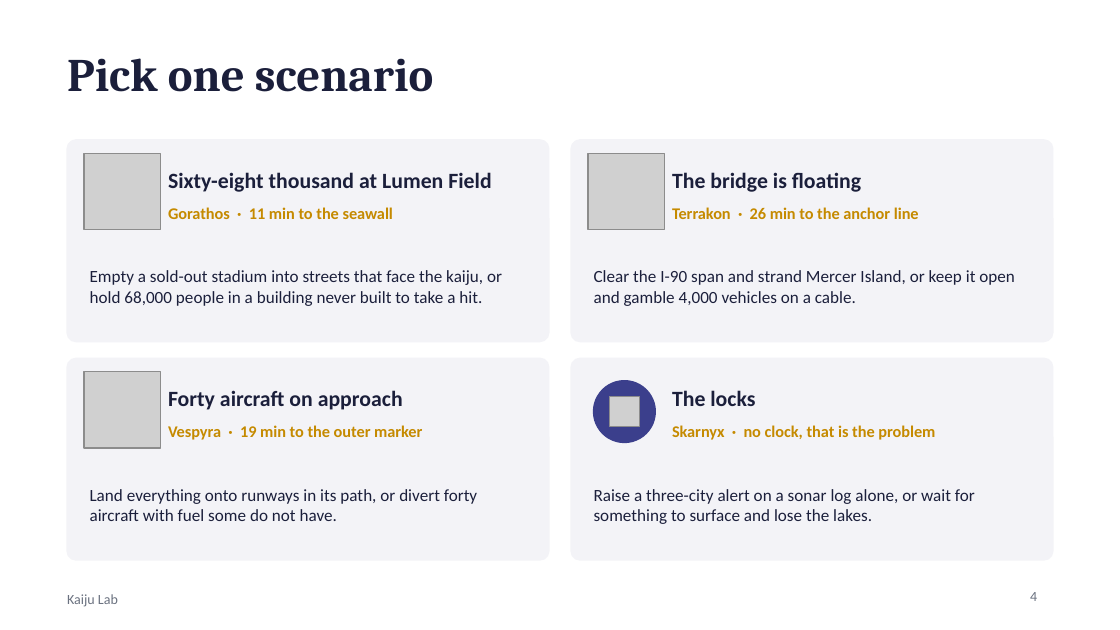
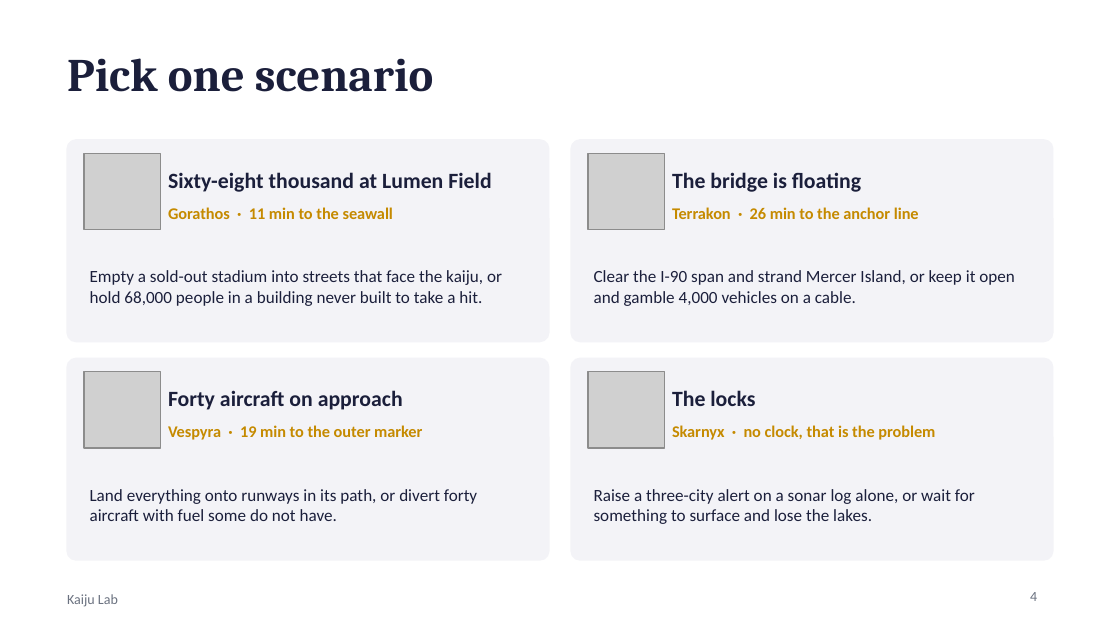
Before and after one commit to joelcapgemini/titan-watch-lab, a slide deck: slide 4 of lab/kaiju-lab-intro.pptx. Drawn at 1120x630 pixels with LibreOffice and Linux fonts; fonts in the diff are those of the drawing; grey boxes stand for pictures. Boxes give left, top, right and bottom in pixels: in the first picture for what was removed or moved away, otherwise in the second. Text is boxed around its words. In the diff, an @@ line names an element or a change of style, - is before the commit and + after.

```diff
--- a/lab/kaiju-lab-intro.pptx
+++ b/lab/kaiju-lab-intro.pptx
@@ picture added at (588, 372, 664, 448) @@
@@ ellipse removed at (594, 381, 655, 442) @@
@@ picture removed at (609, 396, 638, 426) @@
```
Also in this commit, not shown: 3 other slides changed, 11 other files.
